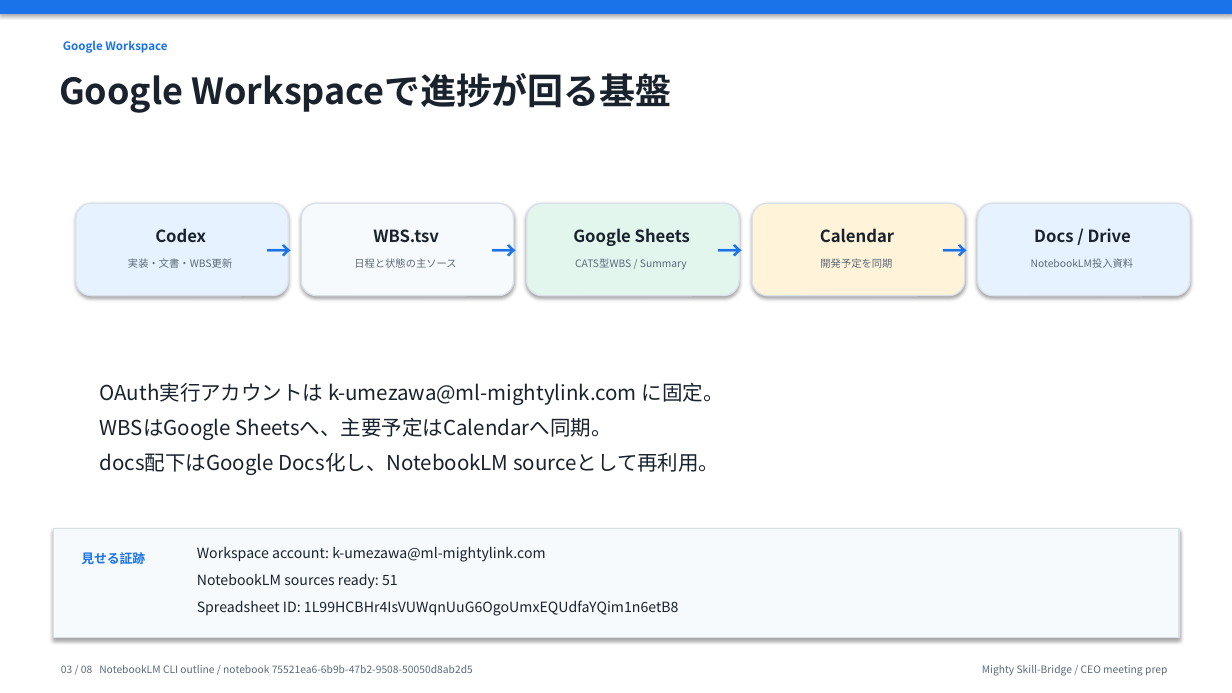
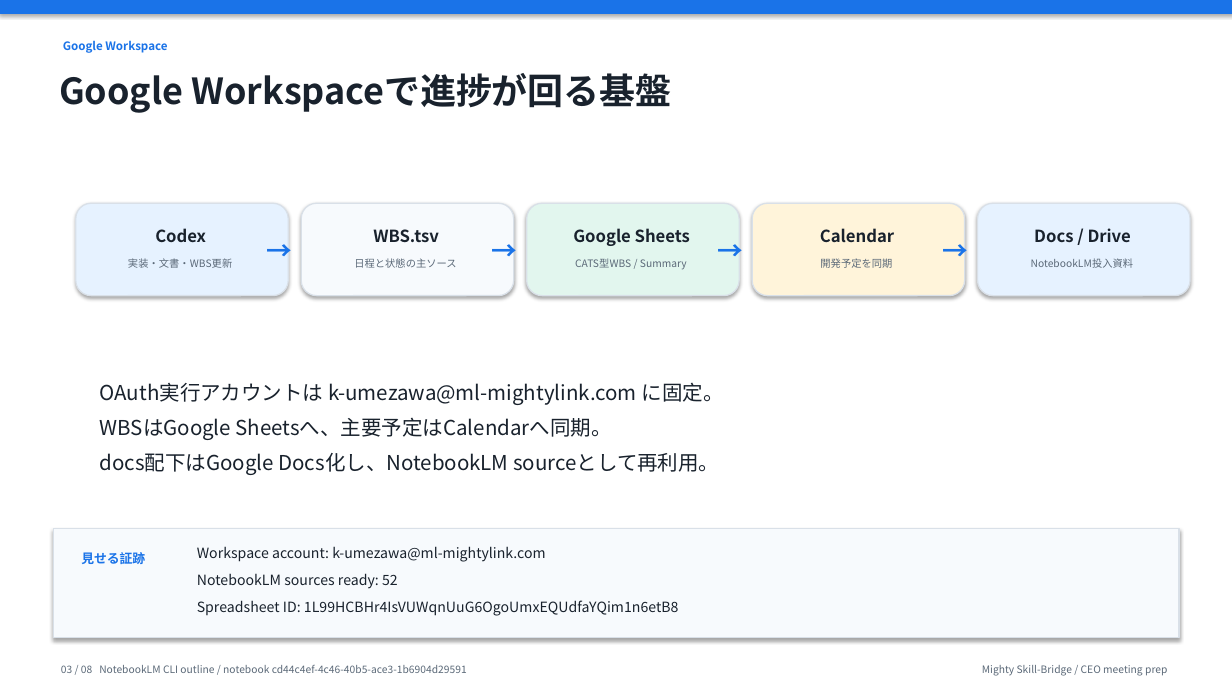
Before and after one commit to kanta13jp1/mighty-link-ai-connect, a slide deck: slide 3 of exports/knowledge_flow/mighty_skill_bridge_ceo_presentation_2026-06-02.pptx. Drawn at 1232x693 pixels with LibreOffice and Linux fonts; fonts in the diff are those of the drawing. Boxes give left, top, right and bottom in pixels: in the first picture for what was removed or moved away, otherwise in the second. Text is boxed around its words. In the diff, an @@ line names an element or a change of style, - is before the commit and + after.

```diff
--- a/exports/knowledge_flow/mighty_skill_bridge_ceo_presentation_2026-06-02.pptx
+++ b/exports/knowledge_flow/mighty_skill_bridge_ceo_presentation_2026-06-02.pptx
@@ text at (x1=197, y1=573, x2=398, y2=589): text changed @@
-NotebookLM sources ready: 51
+NotebookLM sources ready: 52
@@ text at (x1=61, y1=665, x2=467, y2=673): text changed @@
-03 / 08 NotebookLM CLI outline / notebook 75521ea6-6b9b-47b2-9508-50050d8ab2d5
+03 / 08 NotebookLM CLI outline / notebook cd44c4ef-4c46-40b5-ace3-1b6904d29591
```
Also in this commit, not shown: 7 other slides changed, 25 other files.
